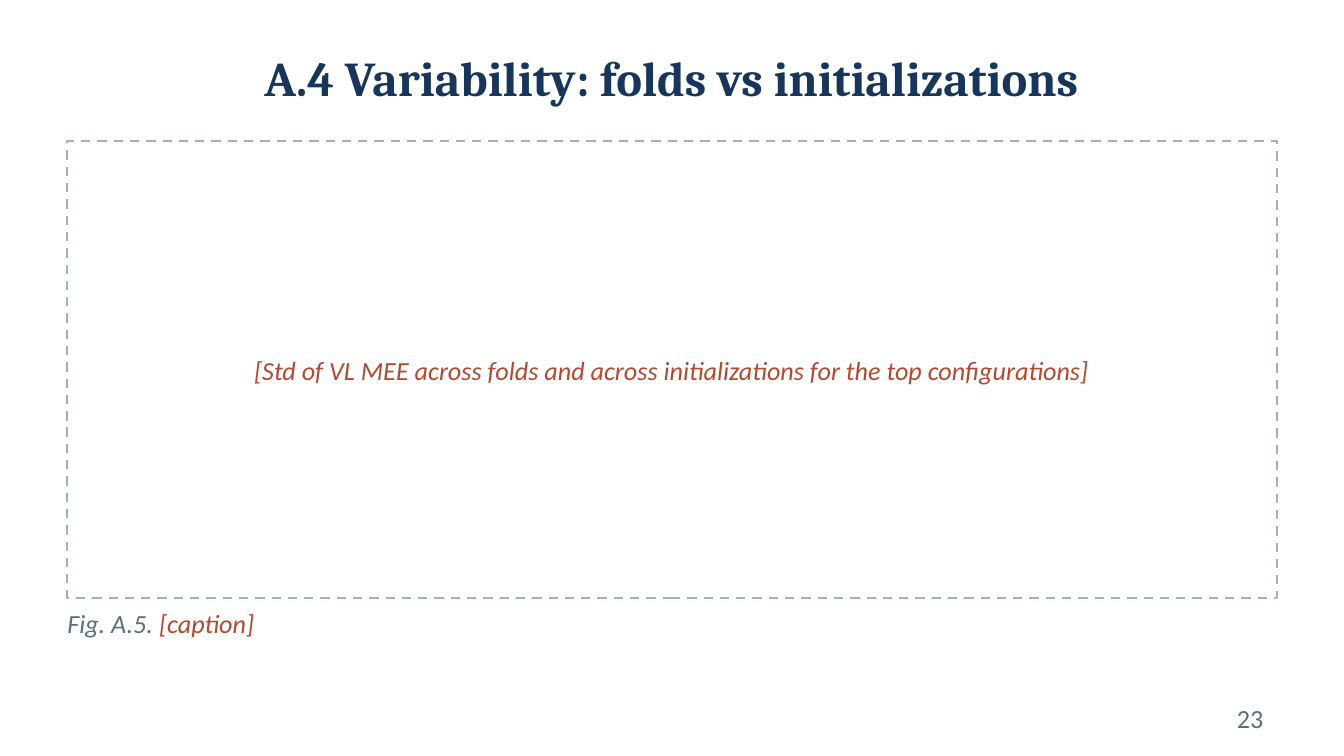
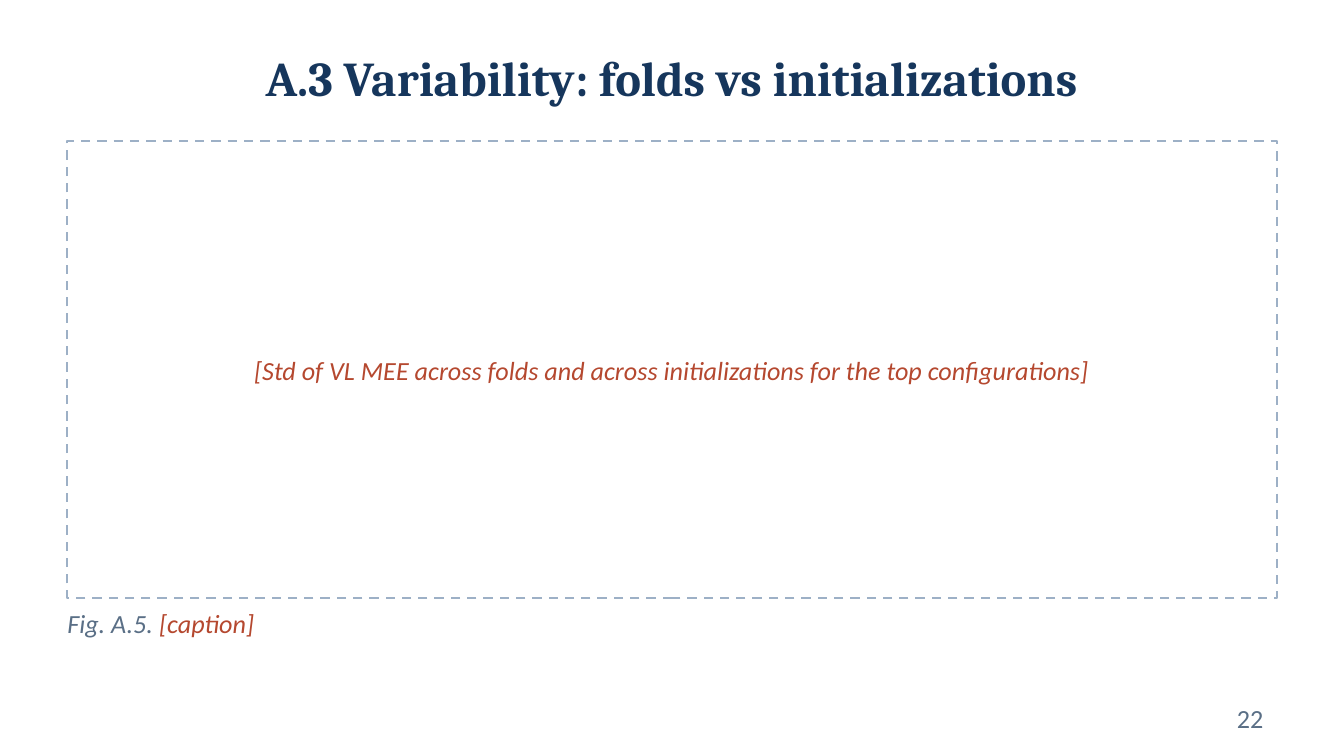
Before and after one commit to Fred-ef/ml_proj, a slide deck: slide 22 of Federico_Cristofaro_ML-2025_slides.pptx (slide 23 before the commit). Drawn at 1344x756 pixels with LibreOffice and Linux fonts; fonts in the diff are those of the drawing. Boxes give left, top, right and bottom in pixels: in the first picture for what was removed or moved away, otherwise in the second. Text is boxed around its words. In the diff, an @@ line names an element or a change of style, - is before the commit and + after.

```diff
--- a/Federico_Cristofaro_ML-2025_slides.pptx
+++ b/Federico_Cristofaro_ML-2025_slides.pptx
@@ title at <box>266,61,1078,107</box>: text changed @@
-A.4 Variability: folds vs initializations
+A.3 Variability: folds vs initializations
@@ page number at <box>1237,711,1263,728</box>: text changed @@
-23
+22
```
Also in this commit, not shown: 13 other slides changed, 2 slides added, 3 slides removed.
